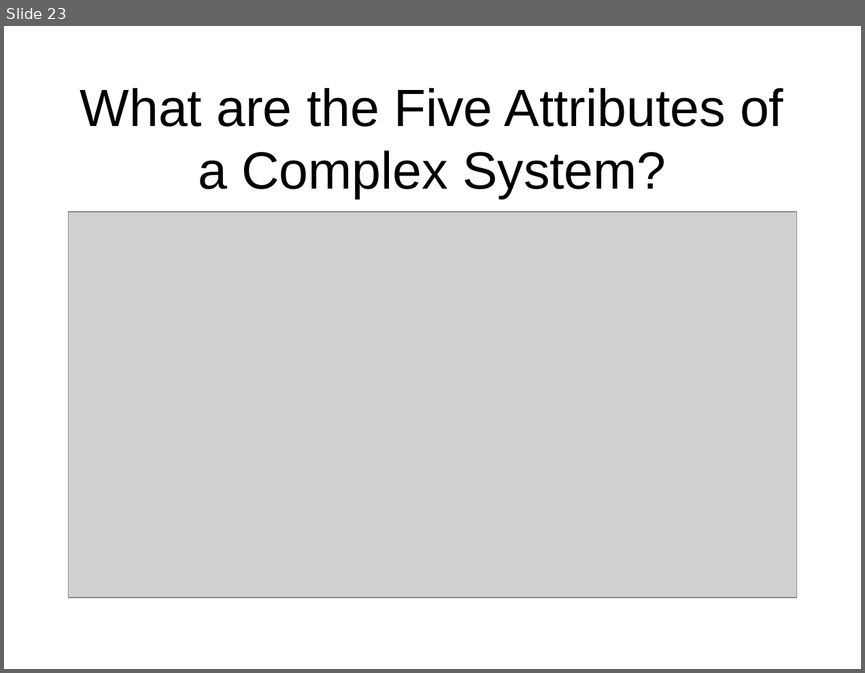
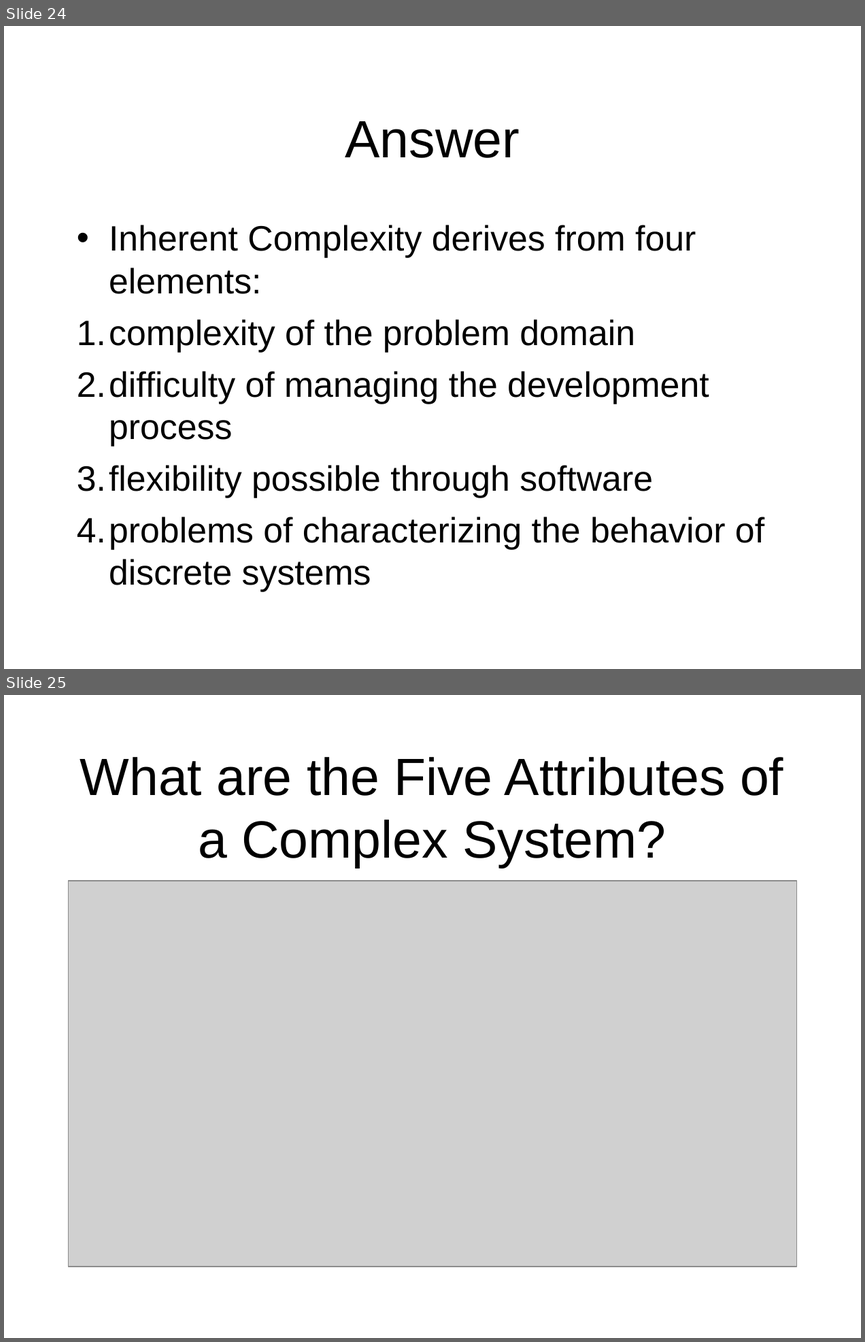
Before and after one commit to octaviordz/zjnu2017.github.io, a slide deck: OOAD/lectures/020--Complexity.ppt. Shown one above the other, each under a label of ours: slide 23 before the commit, slides 24 and 25 after it. The pictures are 865x673 and 865x1342 pixels, drawn with LibreOffice and Linux fonts; fonts in the diff are those of the drawing; grey boxes stand for pictures. Boxes give left, top, right and bottom in pixels: in the first picture for what was removed or moved away, otherwise in the second. Text is boxed around its words. In the diff, an @@ line names an element or a change of style, - is before the commit and + after.

```diff
--- a/OOAD/lectures/020--Complexity.ppt
+++ b/OOAD/lectures/020--Complexity.ppt
@@ slide 24 added at (x1=4, y1=26, x2=861, y2=669), background #FFFFFF @@
@@ title added at (x1=345, y1=121, x2=519, y2=158), 44 pt, text #000000 @@
+Answer
@@ text added at (x1=77, y1=225, x2=764, y2=592), 29.6 pt, text #000000 @@
+• Inherent Complexity derives from four elements:
+1. complexity of the problem domain
+2. difficulty of managing the development process
+3. flexibility possible through software
+4. problems of characterizing the behavior of discrete systems
@@ what was slide 23 is now slide 25 @@
```
Also in this commit, not shown: 7 slides changed, 3 other slides added, 3 other files.
